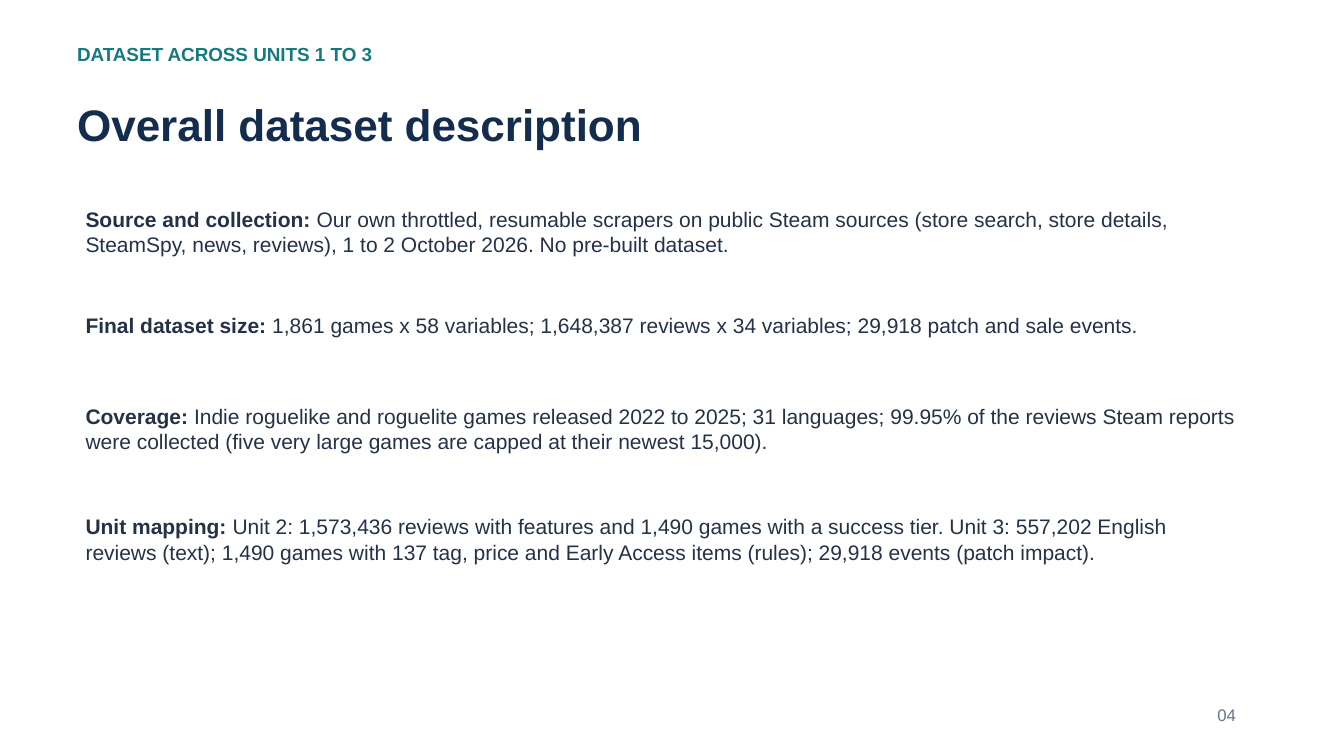
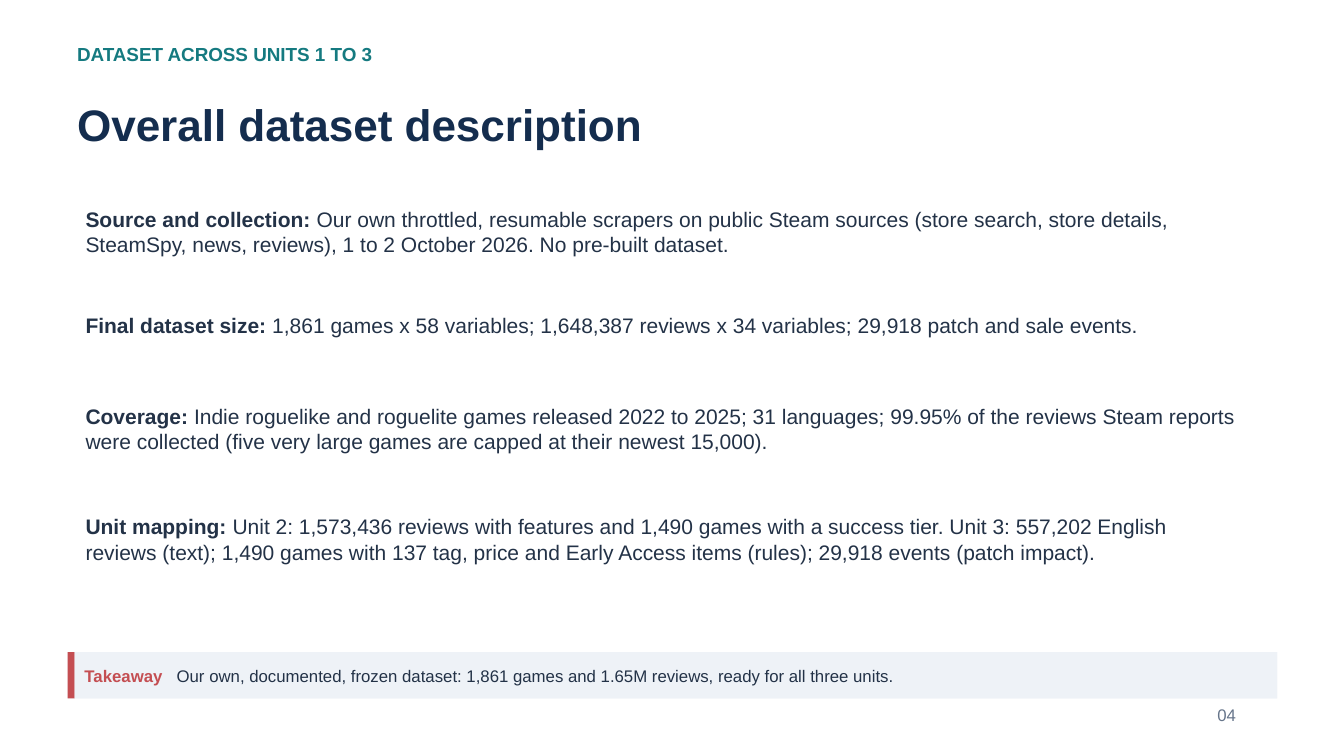
Before and after one commit to Shan713/IndieGuard, a slide deck: slide 4 of slides/review2.pptx. Drawn at 1344x756 pixels with LibreOffice and Linux fonts; fonts in the diff are those of the drawing. Boxes give left, top, right and bottom in pixels: in the first picture for what was removed or moved away, otherwise in the second. Text is boxed around its words. In the diff, an @@ line names an element or a change of style, - is before the commit and + after.

Commit message:
Review 2 slides: Review 1 style explanations and visuals (takeaway strips, method flow diagrams, confusion matrix, rule chart)

```diff
--- a/slides/review2.pptx
+++ b/slides/review2.pptx
@@ rectangle added at bbox=[68, 652, 1277, 699], fill #EEF2F7 @@
@@ rectangle added at bbox=[68, 652, 75, 699], fill #C44E52 @@
@@ rectangle added at bbox=[75, 652, 1277, 699], fill #EEF2F7, 12 pt, text #233247 @@
+Takeaway Our own, documented, frozen dataset: 1,861 games and 1.65M reviews, ready for all three units.
```
Also in this commit, not shown: 11 other slides changed.
